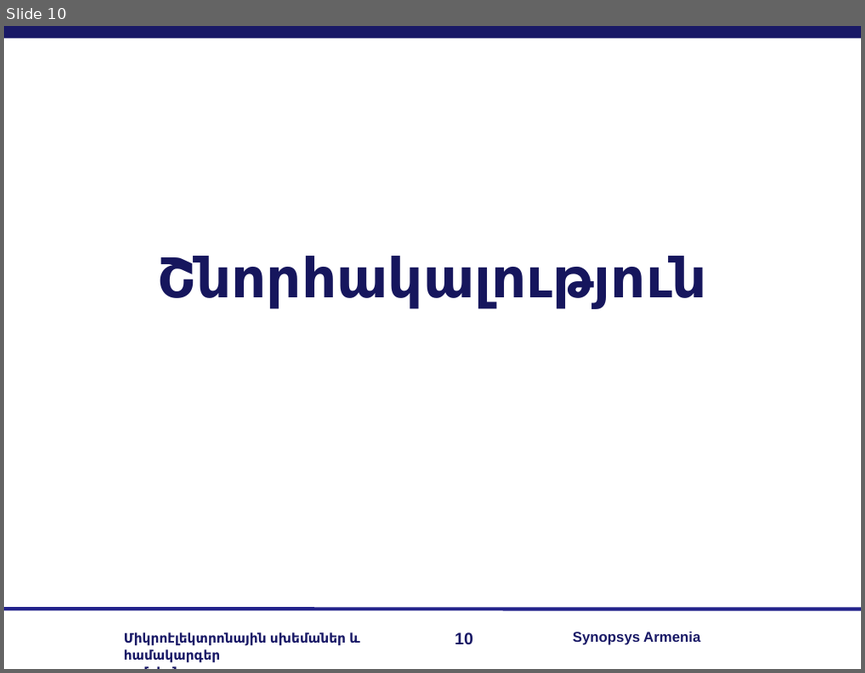
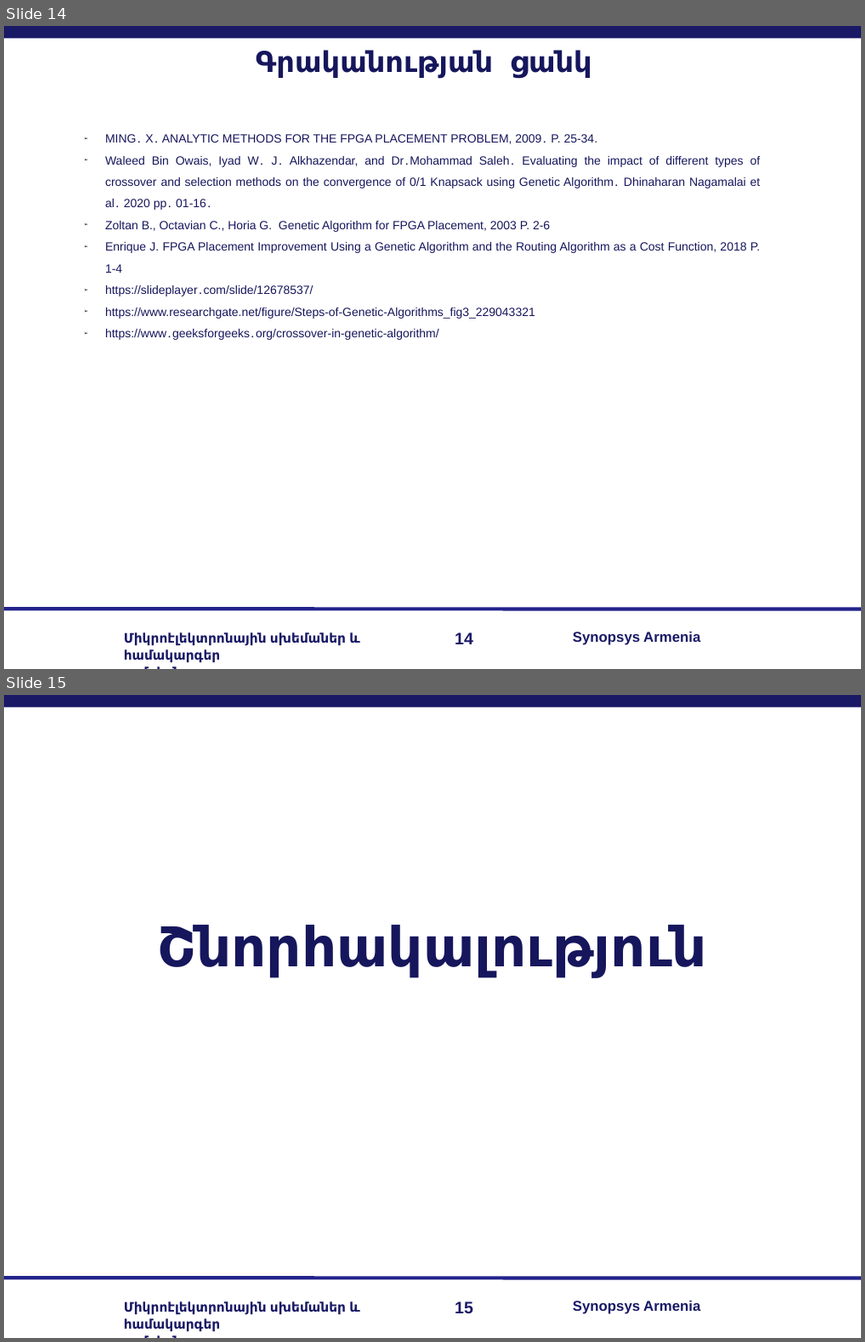
Before and after one commit to lomikist/diploma, a slide deck: reserches/հիմնական/Arman Sargsyan.odp. Shown one above the other, each under a label of ours: slide 10 before the commit, slides 14 and 15 after it. The pictures are 865x673 and 865x1342 pixels, drawn with LibreOffice and Linux fonts; fonts in the diff are those of the drawing; background and template pictures are left out. Boxes give left, top, right and bottom in pixels: in the first picture for what was removed or moved away, otherwise in the second. Text is boxed around its words. In the diff, an @@ line names an element or a change of style, - is before the commit and + after.

```diff
--- a/reserches/հիմնական/Arman Sargsyan.odp
+++ b/reserches/հիմնական/Arman Sargsyan.odp
@@ slide 14 added at (4,26,861,669), background #FFFFFF; not listed: 5 template elements that a slide beside it also shows @@
@@ text added at (256,50,591,78), 24 pt, text #16165D, bold @@
+Գրականության ցանկ
@@ text added at (105,134,760,340), 10 pt, text #16165D @@
+➢ MING․ X․ ANALYTIC METHODS FOR THE FPGA PLACEMENT PROBLEM, 2009․ P. 25-34.
+➢ Waleed Bin Owais, Iyad W․ J․ Alkhazendar, and Dr․Mohammad Saleh․ Evaluating the impact of different types of crossover and selection methods on the convergence of 0/1 Knapsack using Genetic Algorithm․ Dhinaharan Nagamalai et al․ 2020 pp․ 01-16․
+➢ Zoltan B., Octavian C., Horia G. Genetic Algorithm for FPGA Placement, 2003 P. 2-6
+➢ Enrique J. FPGA Placement Improvement Using a Genetic Algorithm and the Routing Algorithm as a Cost Function, 2018 P. 1-4
+➢ https://slideplayer․com/slide/12678537/
+➢ https://www.researchgate.net/figure/Steps-of-Genetic-Algorithms_fig3_229043321
+➢ https://www․geeksforgeeks․org/crossover-in-genetic-algorithm/
@@ what was slide 10 is now slide 15 @@
@@ page number at (454,1301,473,1314): text changed @@
-10
+15
```
Also in this commit, not shown: 3 slides changed, 8 other slides added, 4 slides removed, 10 other files.
